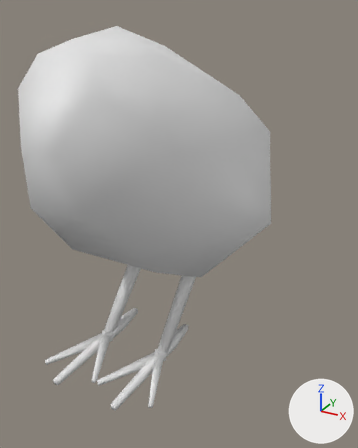
The OBJ model astro/3d_models/small_bird/body.obj: old version first, new version second.
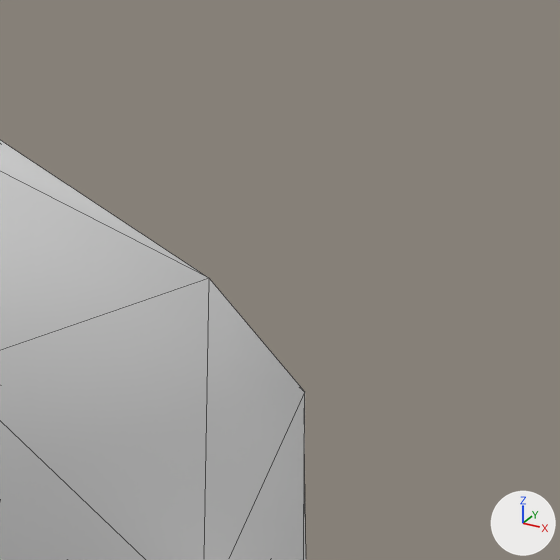
Each version is shown whole from a 50 mm lens placed at (0.481, -0.809, 0.298), pointed at (-0.033, 0.126, -0.169), then close up on the part from 48% to 98% of the width and 1% to 41% of the height. Every picture has the same lights, and +X, +Y and +Z are marked at lower right. The last two pictures show the newer version. The close-ups show mesh edges as thin lines. Where no turn or scale is listed for an object, it has been applied to the vertices.

Objects in the first close-up: 'Bird_Body_Bird_Still_Cube.006'.
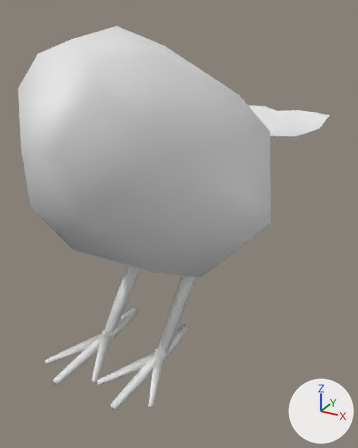
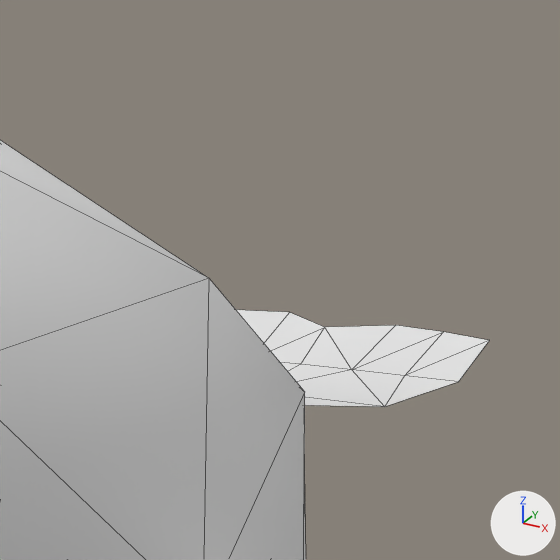
Changed parts and their boxes (x1, y1, x2, y2) in the close-ups (560 x 560 px):
'Bird_Body_Bird_Still_Cube.006', reshaped: before (0, 140, 306, 560); after (0, 140, 489, 560)
part 1 of me_bird_body_bird_still_cube_006, added: after (236, 310, 489, 407)

The change, as a list of edits to the scene's bpy script:
```text
Change me_bird_body_bird_still_cube_006:
    used by ob_bird_body_bird_still_cube_006; location = (0.0, 0.0, 0.0)
    remove me_bird_body_bird_still_cube_006.from_pydata(...)  # 122 vertices, 208 faces; spans x -0.204..0.204, y -0.331..0.512, z -0.343..0.27
    add me_bird_body_bird_still_cube_006.from_pydata(...)  # 142 vertices, 232 faces; spans x -0.204..0.204, y -0.331..0.753, z -0.343..0.27
    me_bird_body_bird_still_cube_006 part 1: a new loose piece of 20 vertices spanning x -0.161..0.158, y 0.339..0.753, z -0.023..0.03
```
